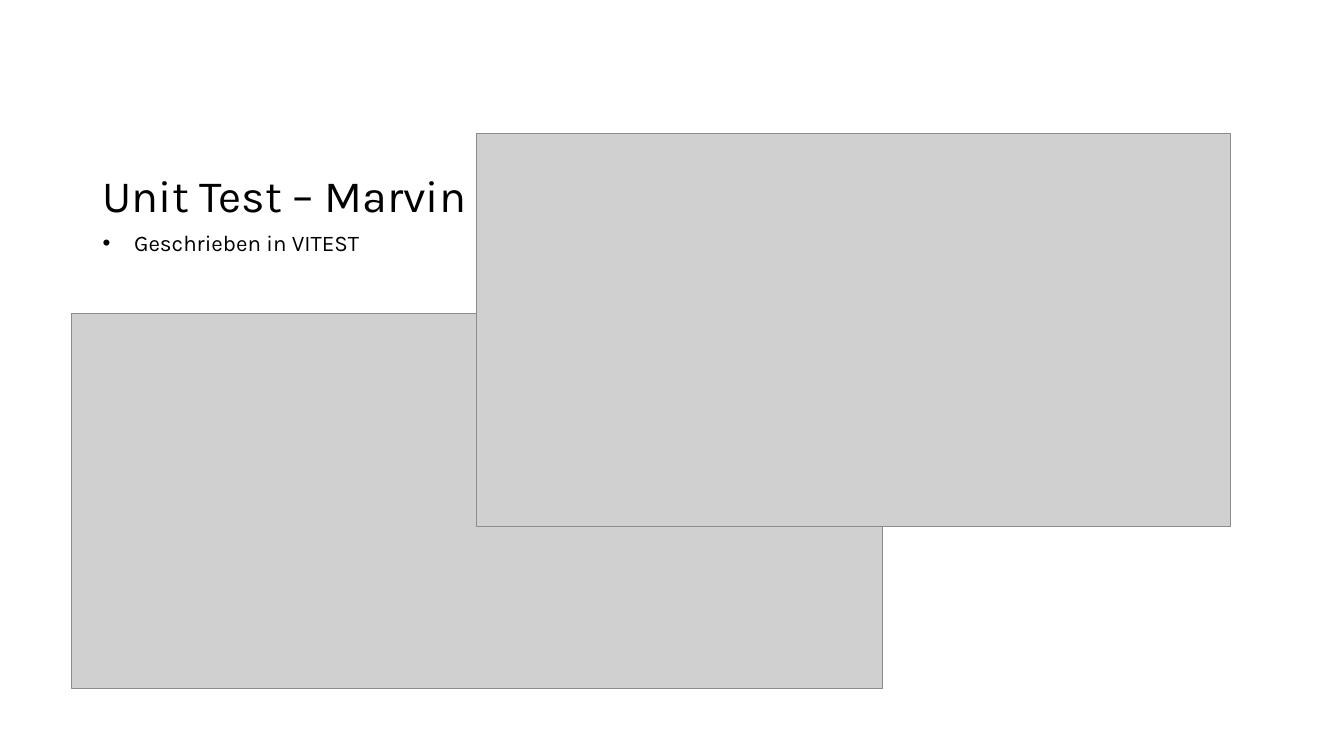
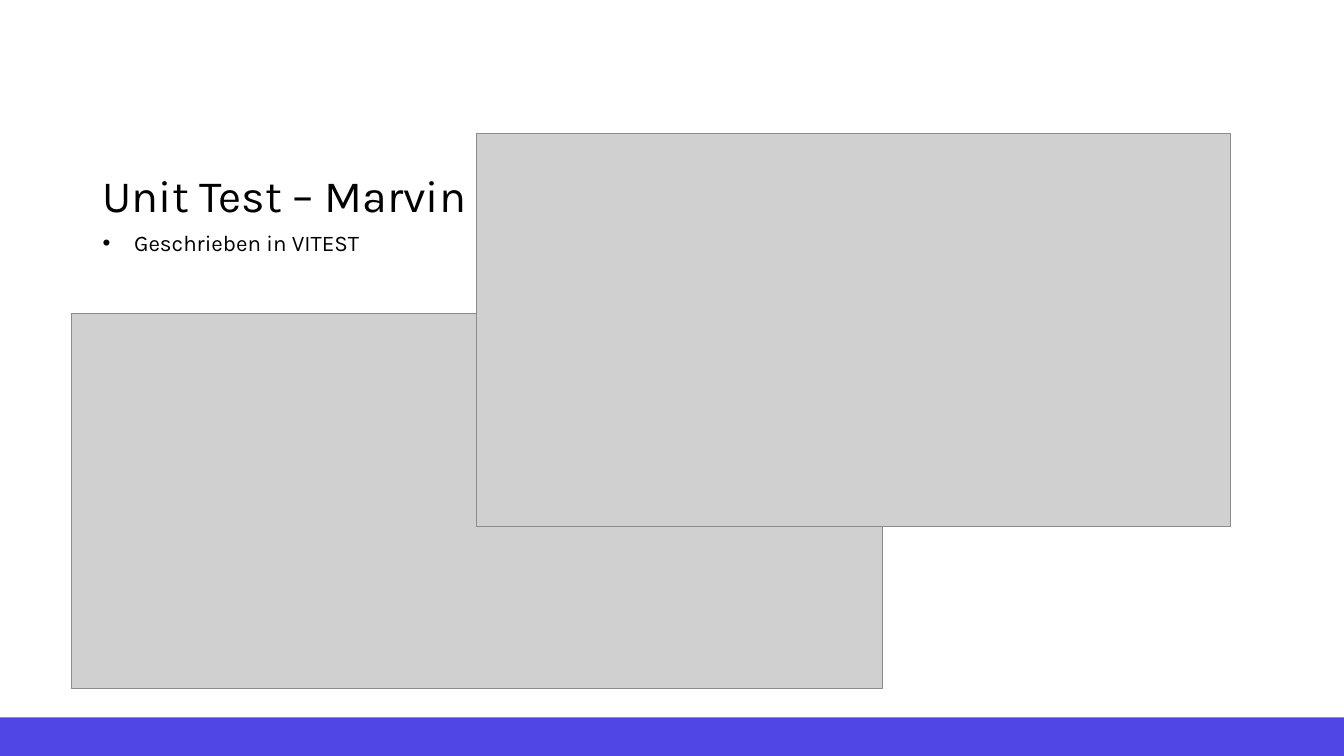
Before and after one commit to MarvinAichinger/rallly, a slide deck: slide 4 of PRESENTATION.pptx. Drawn at 1344x756 pixels with LibreOffice and Linux fonts; fonts in the diff are those of the drawing; grey boxes stand for pictures. Boxes give left, top, right and bottom in pixels: in the first picture for what was removed or moved away, otherwise in the second. Text is boxed around its words. In the diff, an @@ line names an element or a change of style, - is before the commit and + after.

```diff
--- a/PRESENTATION.pptx
+++ b/PRESENTATION.pptx
@@ rectangle added at box(0, 718, 1344, 756), fill #4F46E5 @@
```
Also in this commit, not shown: 9 other slides changed, 1 other file.
